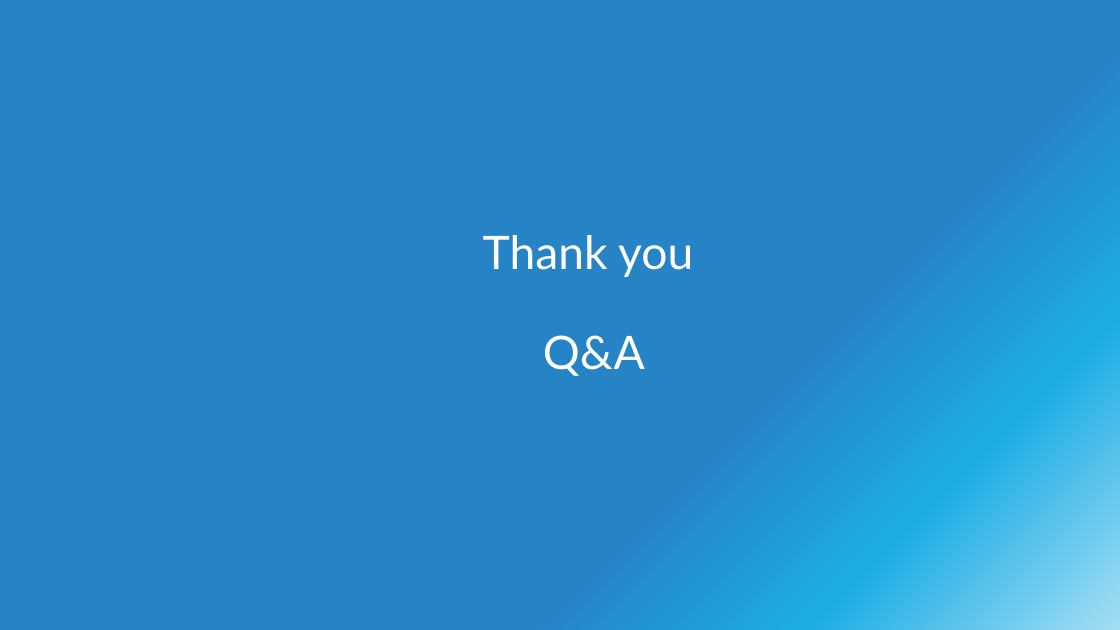
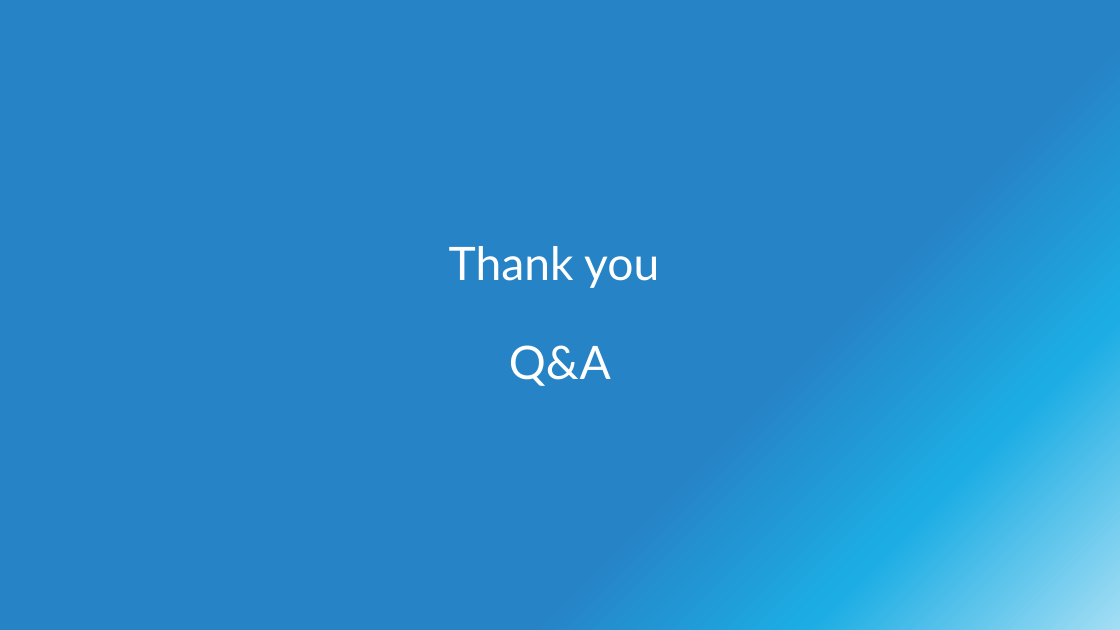
Before and after one commit to amohaf32/Time-Series-Forecast-Platform-Brent-Crude-Oil, a slide deck: slide 10 of presentations/Final Presentation .pptx. Drawn at 1120x630 pixels with LibreOffice and Linux fonts; fonts in the diff are those of the drawing. Boxes give left, top, right and bottom in pixels: in the first picture for what was removed or moved away, otherwise in the second. Text is boxed around its words. In the diff, an @@ line names an element or a change of style, - is before the commit and + after.

```diff
--- a/presentations/Final Presentation .pptx
+++ b/presentations/Final Presentation .pptx
@@ title "Thank you Q&A": place and size @@
-title "Thank you Q&A" at (483, 235, 693, 376)
+title "Thank you Q&A" at (449, 246, 659, 386)
```
Also in this commit, not shown: 8 other slides changed, 1 slide added, 1 slide removed, 5 other files.
